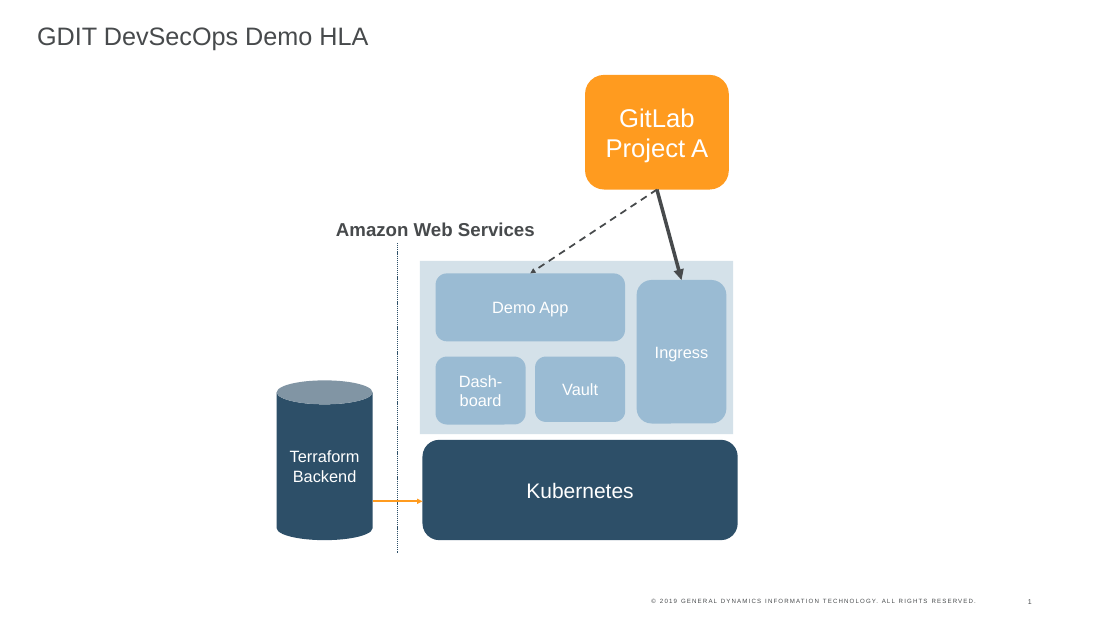
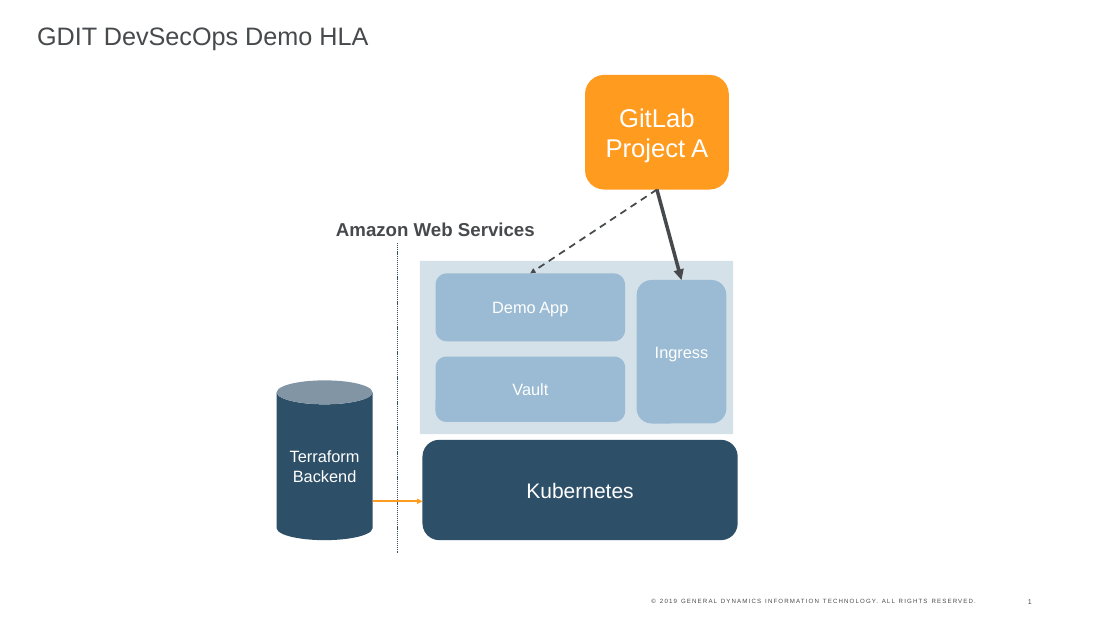
Before and after one commit to tnmnet/repo-delete, a slide deck: slide 1 of docs/DemoHLA.pptx. Drawn at 1120x630 pixels with LibreOffice and Linux fonts; fonts in the diff are those of the drawing; background and template pictures are left out. Boxes give left, top, right and bottom in pixels: in the first picture for what was removed or moved away, otherwise in the second. Text is boxed around its words. In the diff, an @@ line names an element or a change of style, - is before the commit and + after.

```diff
--- a/docs/DemoHLA.pptx
+++ b/docs/DemoHLA.pptx
@@ rounded rectangle "Vault" resized from (x1=535, y1=357, x2=625, y2=422) to (x1=435, y1=357, x2=625, y2=422) @@
@@ rounded rectangle removed at (x1=435, y1=357, x2=526, y2=425) @@
-Dash-board
```
Also in this commit, not shown: 5 other files.
